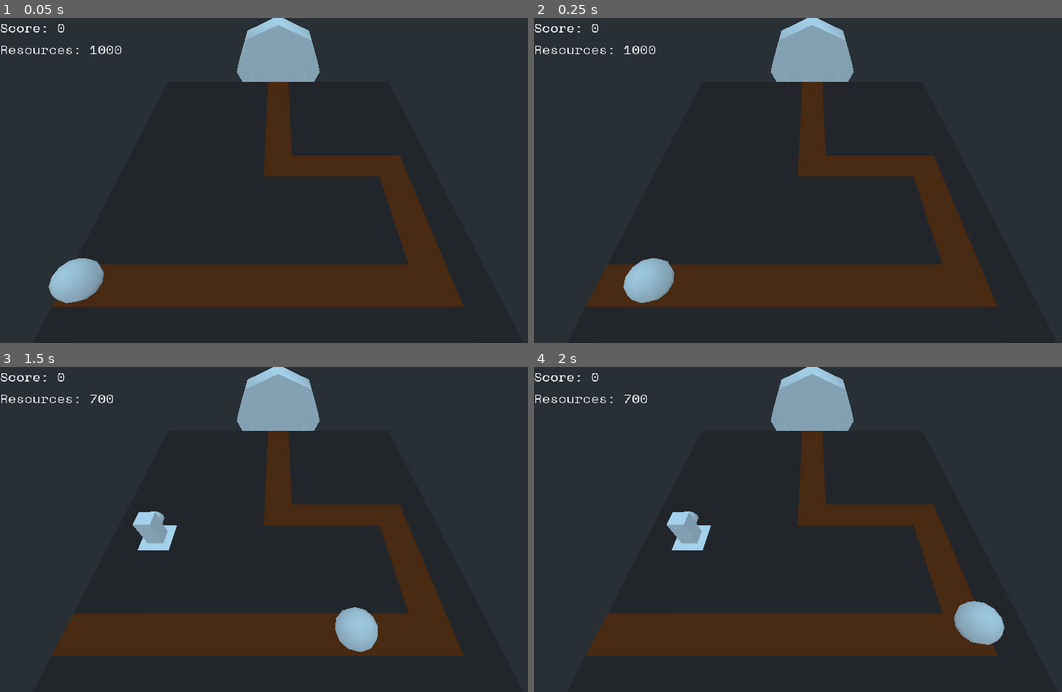
Above: before the commit, frames 1-4 (two rows, left to right).
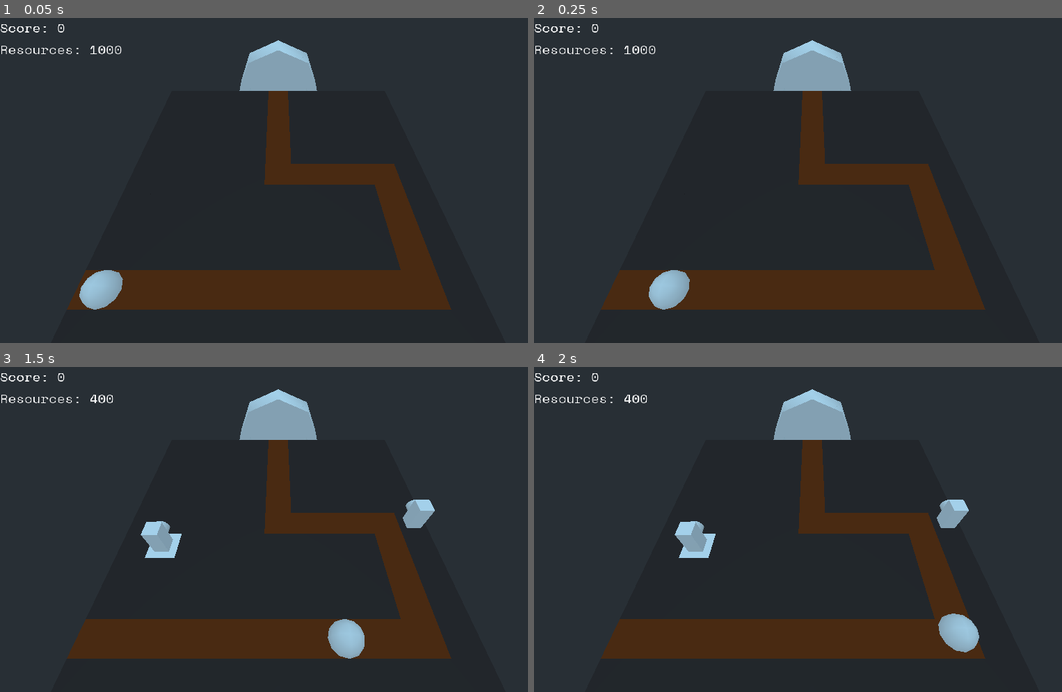
Above: after the commit, the same moments.

Repository: doctor-g/LD51
Game: Godot game, scene res://World.tscn
Two runs of this game, one before a commit and one after it. Both use one fixed random seed, a clock stepped at 60 frames per second and the inputs below.
Inputs (mouse positions are in pixels of both pictures, inside the frame that each line leads up to):
- Up to frame 1 (0.05 s): no input
- Up to frame 2 (0.25 s): no input
- Up to frame 3 (1.5 s): move the mouse to (401, 513) at 0.52 s; click (401, 513) at 0.67 s; move the mouse to (168, 545) at 1.27 s; click (168, 545) at 1.42 s
- Up to frame 4 (2 s): no input

The runs differ from the first frame. In frame 1, 7.5% of the frame differs, in the area x 9-88%, y 0-90%; in frame 2, 7.6%; in frame 3, 8.2%; in frame 4, 8.5%, in the area x 9-90%, y 0-90%.

Commit message:
Align top of tile to zero
This removes the need to manually shift everything 'on' the map up
a few units.

Diff:
--- a/project/Level/Level.gd
+++ b/project/Level/Level.gd
@@ -48,7 +48,7 @@
 				tile.selectable = false
 
 	var base : Spatial = preload("res://Level/Base.tscn").instance()
-	base.translation= Vector3(0, 1, min_z-1)
+	base.translation= Vector3(0, 0, min_z-1)
 	add_child(base)
 
 
@@ -56,12 +56,11 @@
 	var path := Path.new()
 
 	# Put the path node in the upper-left corner
-	# so that it will account from the _PATH coordinates
-	# and just high enough that the baseline of enemies is on top of the ground.
+	# so that it will account from the _PATH coordinates.
 	#
 	# warning-ignore:integer_division
 	# warning-ignore:integer_division
-	path.translation = Vector3(-width/2, 1 ,-height/2)
+	path.translation = Vector3(-width/2, 0 ,-height/2)
 	for point in _PATH:
 		path.curve.add_point(Vector3(point.x, 0, point.y))
 	add_child(path)
--- a/project/Level/Tile.gd
+++ b/project/Level/Tile.gd
@@ -33,7 +33,6 @@
 		and PlayerStats.resources >= TURRET_COST:
 
 		var turret : Spatial = preload("res://Defenses/Turret.tscn").instance()
-		turret.translate(Vector3(0,0.5,0))
 		add_child(turret)
 		_defense = turret
 		PlayerStats.resources -= TURRET_COST
--- a/project/Level/Tile.tscn
+++ b/project/Level/Tile.tscn
@@ -20,11 +20,13 @@
 unselectable_material = SubResource( 4 )
 
 [node name="StaticBody" type="StaticBody" parent="."]
+transform = Transform( 1, 0, 0, 0, 1, 0, 0, 0, 1, 0, -0.5, 0 )
 
 [node name="CollisionShape" type="CollisionShape" parent="StaticBody"]
 shape = SubResource( 1 )
 
 [node name="CSGBox" type="CSGBox" parent="."]
+transform = Transform( 1, 0, 0, 0, 1, 0, 0, 0, 1, 0, -0.5, 0 )
 width = 1.0
 height = 1.0
 depth = 1.0
